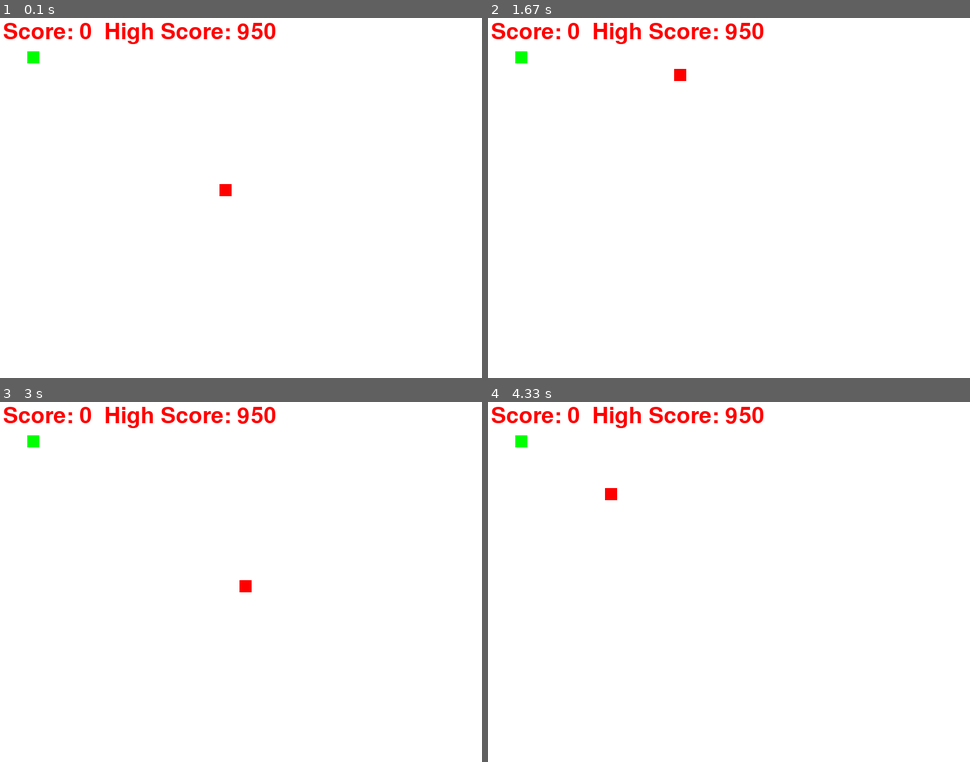
Above: before the commit, frames 1-4 (two rows, left to right).
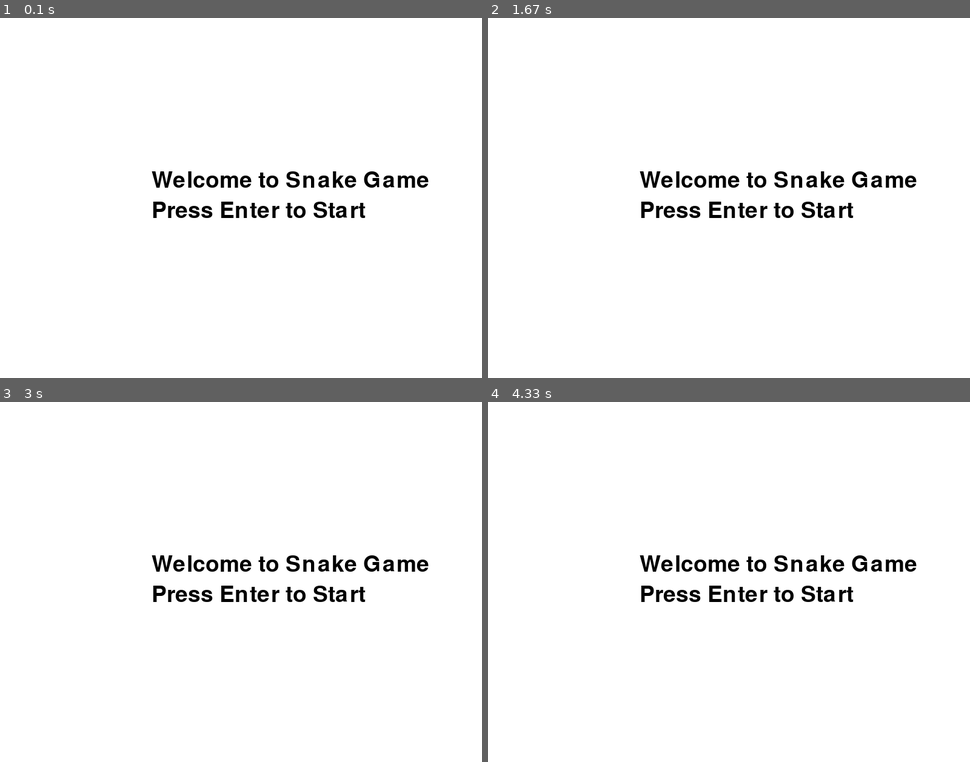
Above: after the commit, the same moments.

Repository: chirag-soni23/Snake-game--Pygame-
Game: pygame game, started from SnakeGame.py
Two runs of this game, one before a commit and one after it. Both use one fixed random seed, a clock stepped at 60 frames per second and the inputs below.
Inputs:
- Up to frame 1 (0.1 s): no input
- Up to frame 2 (1.67 s): tap Enter at 0.33, 1.5 s; hold Right 0.67-1.13 s; hold Up 1.17-1.47 s
- Up to frame 3 (3 s): tap Enter at 1.9, 2.2, 2.97 s; hold Left 2.33-2.87 s
- Up to frame 4 (4.33 s): tap Enter at 3.3, 3.6, 4.13 s; hold Up 3.67-4.03 s

The runs differ from the first frame. In frame 1, 3.3% of the frame differs, in the area x 0-89%, y 1-56%; in frame 2, 3.3%; in frame 3, 3.3%; in frame 4, 3.3%.

Commit message:
snake game

Diff:
--- a/SnakeGame.py
+++ b/SnakeGame.py
@@ -1,5 +1,6 @@
 import pygame
 import random
+
 pygame.init()
 
 # Colors
@@ -8,6 +9,7 @@
 black = (0, 0, 0)
 green = (0, 255, 0)
 
+# Screen dimensions
 screen_width = 900
 screen_height = 600
 
@@ -16,27 +18,47 @@
 pygame.display.set_caption("Snake Game")
 pygame.display.update()
 
-# Clock
+# Clock and font
 clock = pygame.time.Clock()
 font = pygame.font.SysFont(None, 55)
 
 
 def text_screen(text, color, x, y):
+    """Display text on the screen."""
     screen_text = font.render(text, True, color)
     gameWindow.blit(screen_text, [x, y])
 
 
 def plot_snake(gameWindow, color, snk_list, snake_size):
+    """Draw the snake on the screen."""
     for i, (x, y) in enumerate(snk_list):
-        if i == len(snk_list) - 1:  # Snake head (last element) will be green
+        if i == len(snk_list) - 1:  # Snake head (last element)
             pygame.draw.rect(gameWindow, green, [x, y, snake_size, snake_size])
-        else:  # Remaining body in black
+        else:  # Snake body
             pygame.draw.rect(gameWindow, color, [x, y, snake_size, snake_size])
 
 
-# Creating a game loop
+def welcome():
+    """Welcome screen."""
+    exit_game = False
+    while not exit_game:
+        gameWindow.fill(white)
+        text_screen("Welcome to Snake Game", black, 250, 250)
+        text_screen("Press Enter to Start", black, 250, 300)
+        for event in pygame.event.get():
+            if event.type == pygame.QUIT:
+                exit_game = True
+            if event.type == pygame.KEYDOWN:
+                if event.key == pygame.K_RETURN:
+                    gameloop()
+
+        pygame.display.update()
+        clock.tick(60)
+
+
 def gameloop():
-    # Game specific variables
+    """Main game loop."""
+    # Game variables
     exit_game = False
     game_over = False
     score = 0
@@ -48,35 +70,33 @@
     snk_list = []
     snk_length = 1
 
-    # High score file handling
+    # High score handling
     try:
         with open("hiscore.txt", "r") as f:
-            hiscore = f.read()
-    except:
-        hiscore = "0"
+            hiscore = int(f.read())
+    except FileNotFoundError:
+        hiscore = 0
 
-    hiscore = int(hiscore)
-
-    food_x = random.randint(20, int(screen_width / 2))
-    food_y = random.randint(20, int(screen_height / 2))
+    food_x = random.randint(20, screen_width - 20)
+    food_y = random.randint(20, screen_height - 20)
 
     snake_size = 20
     fps = 60
 
     while not exit_game:
-
         if game_over:
             gameWindow.fill(white)
             text_screen("Game Over! Press Enter To Continue", red, 100, 200)
             text_screen(f"Your Score: {score}", black, 100, 250)
+            pygame.display.update()
+
             for event in pygame.event.get():
                 if event.type == pygame.QUIT:
                     exit_game = True
                 if event.type == pygame.KEYDOWN:
                     if event.key == pygame.K_RETURN:
-                        gameloop()
+                        welcome()
 
-            # Save high score
             with open("hiscore.txt", "w") as f:
                 f.write(str(hiscore))
 
@@ -85,27 +105,29 @@
                 if event.type == pygame.QUIT:
                     exit_game = True
                 if event.type == pygame.KEYDOWN:
-                    if event.key == pygame.K_RIGHT:
+                    if event.key == pygame.K_RIGHT and velocity_x == 0:
                         velocity_x = init_velocity
                         velocity_y = 0
-                    if event.key == pygame.K_LEFT:
+                    if event.key == pygame.K_LEFT and velocity_x == 0:
                         velocity_x = -init_velocity
                         velocity_y = 0
-                    if event.key == pygame.K_UP:
+                    if event.key == pygame.K_UP and velocity_y == 0:
                         velocity_y = -init_velocity
                         velocity_x = 0
-                    if event.key == pygame.K_DOWN:
+                    if event.key == pygame.K_DOWN and velocity_y == 0:
                         velocity_y = init_velocity
                         velocity_x = 0
                     if event.key == pygame.K_q:
                         score += 10
+
             snake_x += velocity_x
             snake_y += velocity_y
 
-            if abs(snake_x - food_x) < 20 and abs(snake_y - food_y) < 20:
+            # Food collision
+            if abs(snake_x - food_x) < snake_size and abs(snake_y - food_y) < snake_size:
                 score += 10
-                food_x = random.randint(20, int(screen_width / 2))
-                food_y = random.randint(20, int(screen_height / 2))
+                food_x = random.randint(20, screen_width - 20)
+                food_y = random.randint(20, screen_height - 20)
                 snk_length += 5
                 if score > hiscore:
                     hiscore = score
@@ -113,17 +135,17 @@
             gameWindow.fill(white)
             text_screen(f"Score: {score}  High Score: {hiscore}", red, 5, 5)
 
-            # Snake food
+            # Draw food
             pygame.draw.rect(gameWindow, red, [food_x, food_y, snake_size, snake_size])
 
-            # Snake head
+            # Snake movement
             head = [snake_x, snake_y]
             snk_list.append(head)
 
             if len(snk_list) > snk_length:
                 del snk_list[0]
 
-            # Game over conditions
+            # Collision with itself or walls
             if head in snk_list[:-1] or snake_x < 0 or snake_x > screen_width or snake_y < 0 or snake_y > screen_height:
                 game_over = True
 
@@ -132,9 +154,8 @@
         pygame.display.update()
         clock.tick(fps)
 
-    # Quit game
     pygame.quit()
     quit()
 
 
-gameloop()
+welcome()
